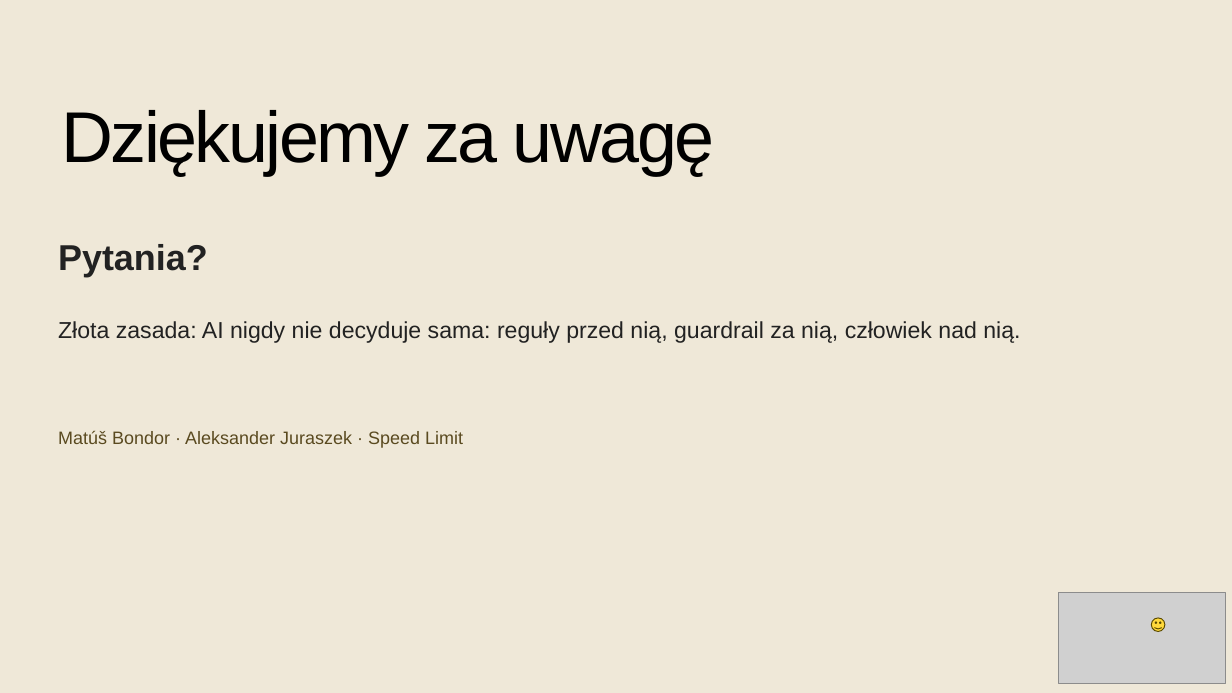
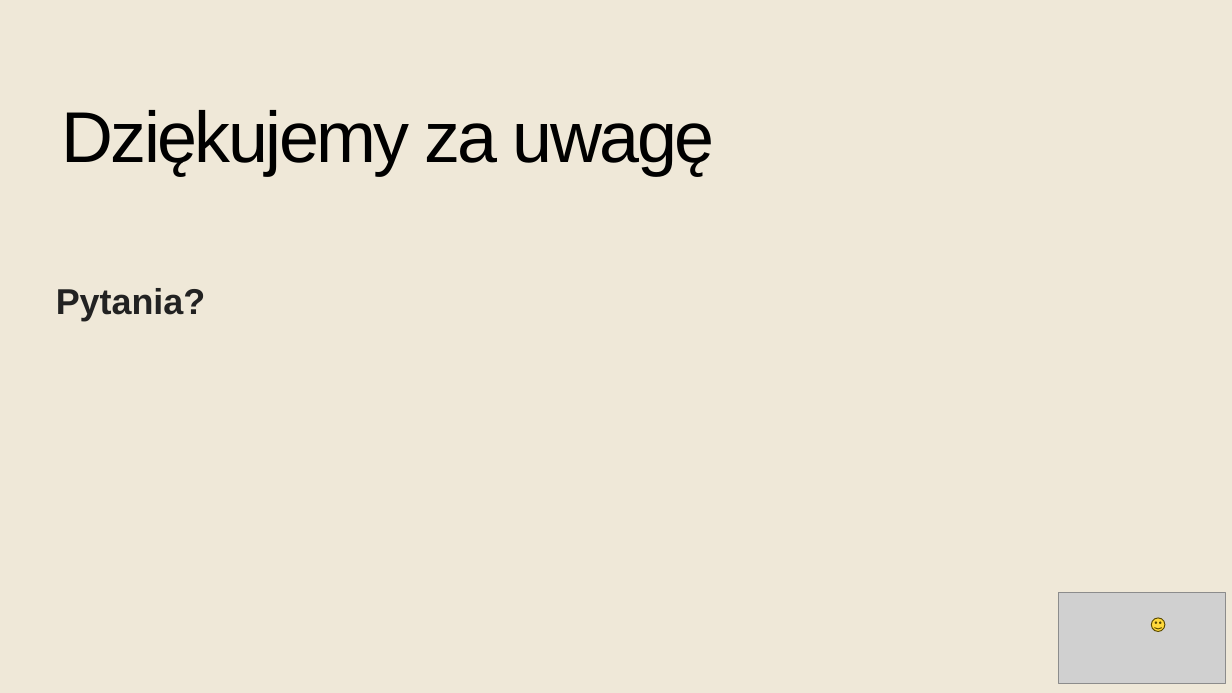
Before and after one commit to matus-bon/SE---Speed-limit, a slide deck: slide 35 of Speed_Limit_Project_PL_FINAL.pptx. Drawn at 1232x693 pixels with LibreOffice and Linux fonts; fonts in the diff are those of the drawing; grey boxes stand for pictures. Boxes give left, top, right and bottom in pixels: in the first picture for what was removed or moved away, otherwise in the second. Text is boxed around its words. In the diff, an @@ line names an element or a change of style, - is before the commit and + after.

```diff
--- a/Speed_Limit_Project_PL_FINAL.pptx
+++ b/Speed_Limit_Project_PL_FINAL.pptx
@@ text "Pytania?" moved from (x1=58, y1=244, x2=208, y2=277) to (x1=56, y1=288, x2=206, y2=321) @@
@@ text removed at (x1=58, y1=321, x2=1020, y2=343) @@
-Złota zasada: AI nigdy nie decyduje sama: reguły przed nią, guardrail za nią, człowiek nad nią.
@@ text removed at (x1=58, y1=430, x2=463, y2=448) @@
-Matúš Bondor · Aleksander Juraszek · Speed Limit
```
Also in this commit, not shown: 2 other slides changed, 4 other files.
